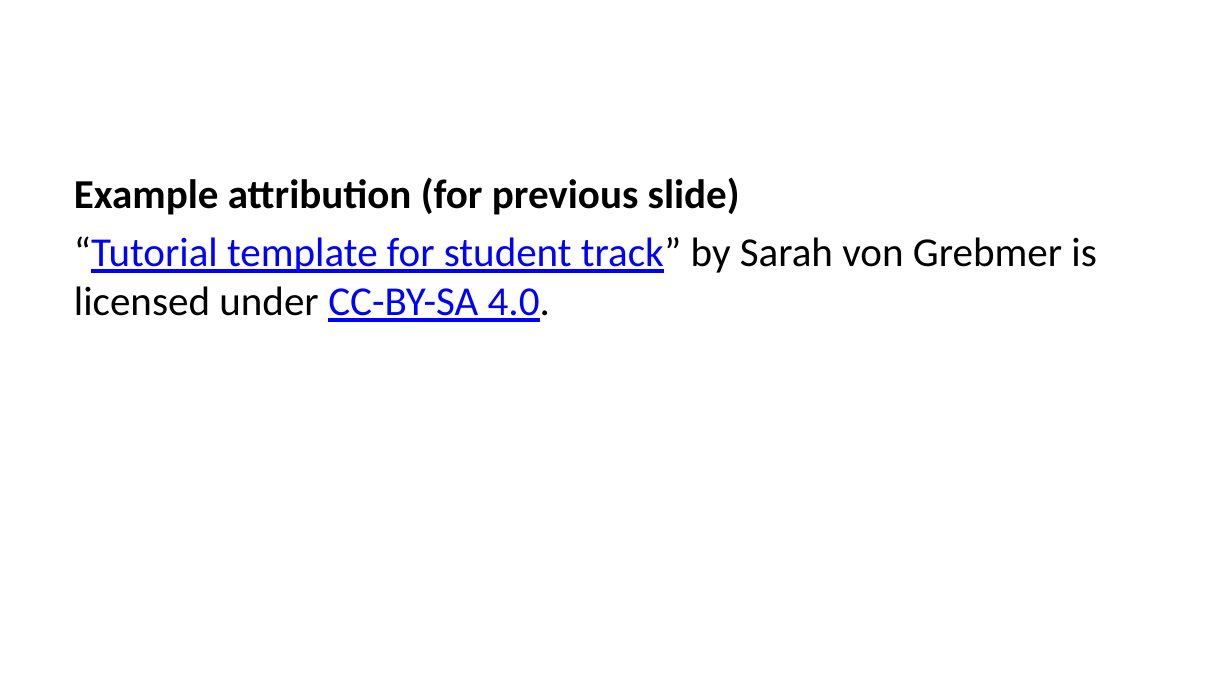
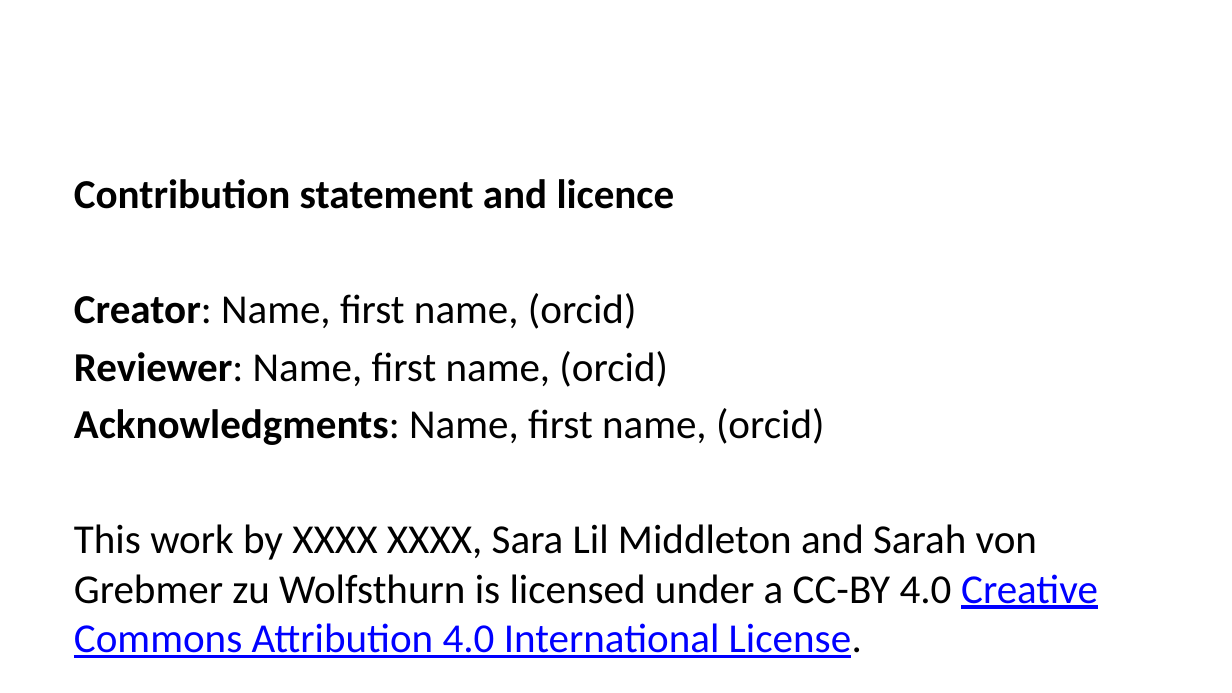
Before and after one commit to lmu-osc/train-the-trainer-student-track-OS, a slide deck: slide 2 of _site/materials/OS-template-module/OS-template-slides.pptx (slide 50 before the commit). Drawn at 1232x693 pixels with LibreOffice and Linux fonts; fonts in the diff are those of the drawing. Boxes give left, top, right and bottom in pixels: in the first picture for what was removed or moved away, otherwise in the second. Text is boxed around its words. In the diff, an @@ line names an element or a change of style, - is before the commit and + after.

```diff
--- a/_site/materials/OS-template-module/OS-template-slides.pptx
+++ b/_site/materials/OS-template-module/OS-template-slides.pptx
@@ text at box(74, 179, 1098, 658): text changed @@
-Example attribution (for previous slide)
-“Tutorial template for student track” by Sarah von Grebmer is licensed under CC-BY-SA 4.0.
+Contribution statement and licence
+Creator: Name, first name, (orcid)
+Reviewer: Name, first name, (orcid)
+Acknowledgments: Name, first name, (orcid)
+This work by XXXX XXXX, Sara Lil Middleton and Sarah von Grebmer zu Wolfsthurn is licensed under a CC-BY 4.0 Creative Commons Attribution 4.0 International License.
```
Also in this commit, not shown: 3 other slides changed, 1 slide added, 36 other files.
